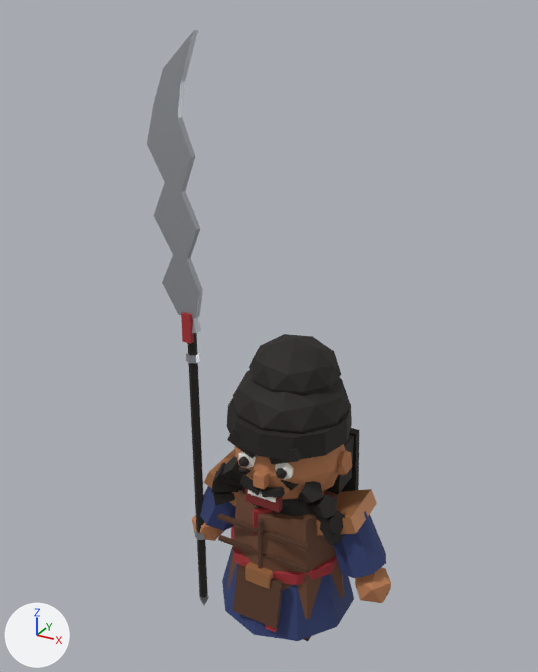
The glTF model godot3d/assets/models/zhang_fei.glb as it was, and as the next commit left it.
Both versions are drawn from a camera (50 mm lens) standing at (1.74, -3.41, 3.68) and looking at (-0.17, 0.06, 1.94). The axes (+X, +Y, +Z) are drawn at lower left. The lights are the same throughout. The first picture is the older version. Vertices at exactly the same position are counted once.

Before the edit, the objects in view are built like this:
```python
me_cube = bpy.data.meshes.new('Cube')
me_cube.from_pydata(...)  # 779 vertices, 1298 faces; spans x -0.81..0.7, y -0.44..0.45, z -0.15..3.58
me_cube.materials.append(mat_dleath)  # brown #543523
me_cube.materials.append(mat_navy)  # dark blue #313e6e
me_cube.materials.append(mat_leath)  # brown #6e4933
me_cube.materials.append(mat_red)  # red #a93137
me_cube.materials.append(mat_bronze)  # orange #c18557
me_cube.materials.append(mat_dbronze)  # brown #9b643e
me_cube.materials.append(mat_black)  # black #211c19
me_cube.materials.append(mat_skin)  # orange #b97b51
me_cube.materials.append(mat_steel)  # light grey #c9cdd3
me_cube.materials.append(mat_white)  # white #f6f2eb
me_cube.materials.append(mat_mouth)  # dark red #7b2525
me_cube.materials.append(mat_dk)  # black #13110e
ob_zhang_fei_mesh = bpy.data.objects.new('zhang_fei_mesh', me_cube)
ob_zhang_fei_mesh.location = (0.0, 0.0, 0.0)
```
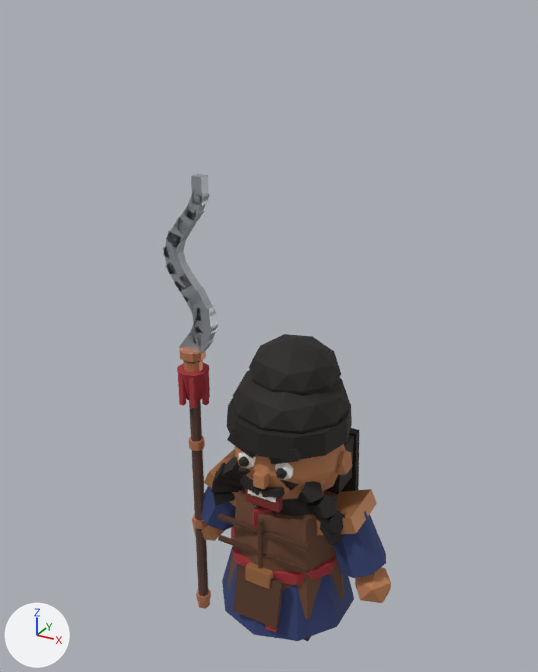
What changed in the scene script:
```text
Change me_cube:
    remove me_cube.from_pydata(...)  # 779 vertices, 1298 faces; spans x -0.81..0.7, y -0.44..0.45, z -0.15..3.58
    add me_cube.from_pydata(...)  # 964 vertices, 1592 faces; spans x -0.75..0.7, y -0.44..0.45, z -0.17..2.87
    me_cube part 1: a new loose piece, a 10-sided cut cone along z (radius 0.05 at the low end, 0.1 at the high end) spanning x -0.7..-0.5, y -0.2..0.0, z 1.5..1.7, in mat_red (red #a93137)
    me_cube part 2: a new loose piece, a box spanning x -0.535..-0.505, y -0.115..-0.085, z 1.48..1.68, in mat_red (red #a93137)
    me_cube part 3: a new loose piece, a box spanning x -0.655..-0.625, y -0.184..-0.154, z 1.48..1.68, in mat_red (red #a93137)
    me_cube part 4: a new loose piece, a box spanning x -0.575..-0.545, y -0.184..-0.154, z 1.48..1.68, in mat_red (red #a93137)
    me_cube part 5: a new loose piece, an 8-sided cylinder along z spanning x -0.65..-0.55, y -0.15..-0.05, z 0.55..0.61, in mat_copper (orange #d18b68)
    me_cube part 6: a new loose piece, an 8-sided cylinder along z spanning x -0.65..-0.55, y -0.15..-0.05, z 1.15..1.21, in mat_copper (orange #d18b68)
    me_cube part 7: a new loose piece, an 8-sided cylinder along z spanning x -0.65..-0.55, y -0.15..-0.05, z -0.08..-0.03, in mat_copper (orange #d18b68)
    me_cube part 8: a new loose piece, an icosphere of 20 faces spanning x -0.645..-0.555, y -0.143..-0.057, z -0.17..-0.05, in mat_copper (orange #d18b68)
    me_cube part 9: a new loose piece, a 10-sided cylinder along z spanning x -0.657..-0.543, y -0.16..-0.04, z 1.7..1.76, in mat_copper (orange #d18b68)
    me_cube part 10: a new loose piece, a 10-sided cylinder along z spanning x -0.676..-0.524, y -0.18..-0.02, z 1.78..1.83, in mat_copper (orange #d18b68)
    me_cube part 11: the loose piece of 8 vertices spanning x -0.63..-0.57, y -0.15..-0.12, z 1.89..2.07 is scaled about its middle by (1.96, 2, 0.85), then moved by (0.09, 0.04, 0.06), in mat_steel (light grey #c9cdd3)
    me_cube part 12: the loose piece of 8 vertices spanning x -0.63..-0.57, y -0.15..-0.12, z 1.89..2.07 is copied, and the copy is scaled about its middle by (1.07, 2, 0.852), then moved by (0.09, 0.04, 0.81), in mat_steel (light grey #c9cdd3); it spans x -0.54..-0.47, y -0.13..-0.07, z 2.71..2.87
    me_cube part 13: the loose piece of 12 vertices spanning x -0.63..-0.57, y -0.14..-0.06, z 0.45..0.5 is deleted
    me_cube part 14: the loose piece of 12 vertices spanning x -0.63..-0.57, y -0.14..-0.06, z 1.75..1.8 is deleted
    me_cube part 15: the loose piece of 12 vertices spanning x -0.65..-0.55, y -0.15..-0.04, z 1.95..2.05 is deleted
    me_cube part 16
    50 vertices are removed from x -0.81..-0.48, y -0.14..-0.05, z -0.15..3.58
    90 faces are deleted
    1 vertex moves within x -0.6, y -0.13, z -0.05
    47 vertices are added at x -0.75..-0.43, y -0.13..-0.06, z -0.05..2.79
    40 new vertices lie (0.0, 0.06, 0.0) away from vertices in x -0.75..-0.43, y -0.13, z 1.76..2.79
    8 new vertices lie (0.0, 0.0, 1.71) away from vertices in x -0.63..-0.56, y -0.13..-0.06, z -0.05
    28 new faces join them, mat_sbrown (brown #593e35)
    120 new faces join them, mat_steel (light grey #c9cdd3)
    other edits to the shape of me_cube do not show in these pictures
    add me_cube.materials.append(mat_sbrown)  # brown #593e35
    add me_cube.materials.append(mat_copper)  # orange #d18b68
```

Pixel boxes (x1, y1, x2, y2) of what changed, in the pictures (538 x 672 px; the box of a moved part takes in the faces that stretch with it):
'zhang_fei_mesh', reshaped (7% narrower, 24% shorter): before (147, 30, 391, 641); after (163, 174, 391, 641)
part 1 of me_cube, added (red): after (177, 362, 209, 401)
part 2 of me_cube, added: after (202, 374, 209, 405)
part 3 of me_cube, added: after (178, 374, 186, 406)
part 4 of me_cube, added: after (189, 378, 197, 409)
part 5 of me_cube, added: after (193, 514, 206, 529)
part 6 of me_cube, added: after (189, 436, 205, 451)
part 7 of me_cube, added: after (196, 589, 211, 603)
part 8 of me_cube, added: after (198, 601, 210, 609)
part 9 of me_cube, added: after (183, 360, 203, 373)
part 10 of me_cube, added: after (180, 348, 206, 362)
part 11 of me_cube, moved or reshaped: before (181, 312, 194, 344); after (192, 305, 217, 334)
part 12 of me_cube, added: after (191, 174, 208, 206)
part 13 of me_cube, deleted: before (195, 530, 205, 540)
part 14 of me_cube, deleted: before (186, 352, 200, 363)
part 15 of me_cube, deleted: before (192, 317, 201, 333)
part 16 of me_cube, cut back: before (147, 30, 209, 605); after (163, 190, 218, 596)
